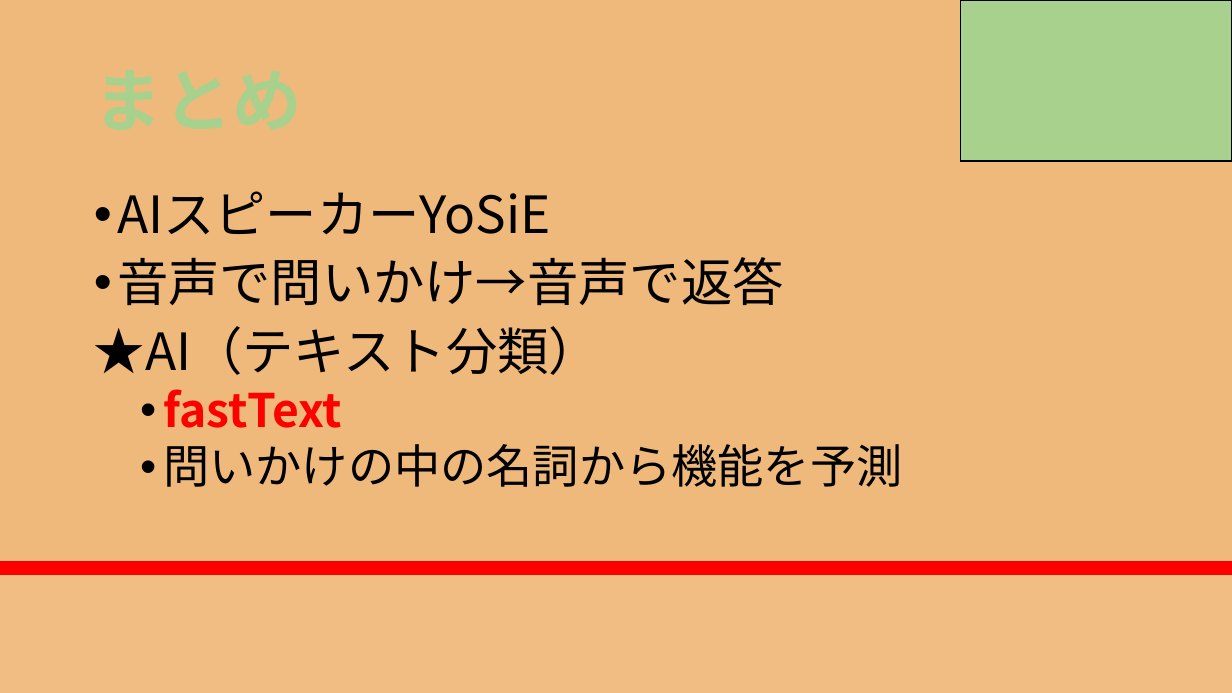
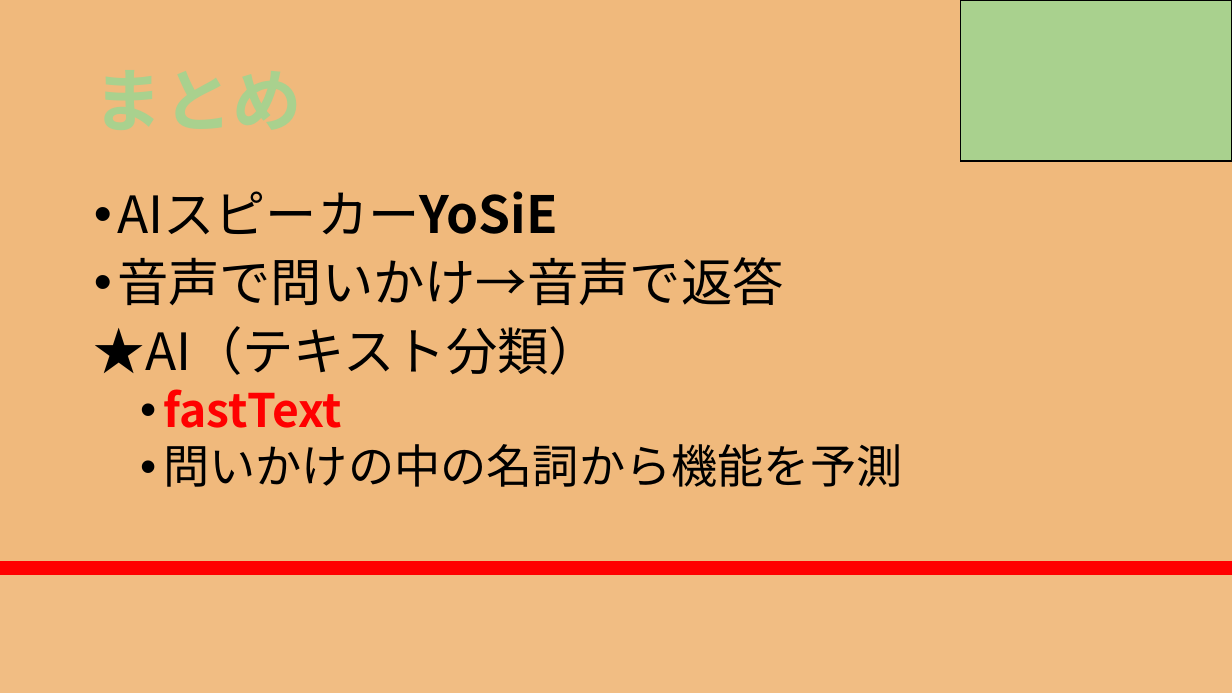
Before and after one commit to RikiishiSuzunosuke/AIspeaker_yosie, a slide deck: slide 29 of presentation/AIスピーカー開発_3_main.pptx. Drawn at 1232x693 pixels with LibreOffice and Linux fonts; fonts in the diff are those of the drawing. Boxes give left, top, right and bottom in pixels: in the first picture for what was removed or moved away, otherwise in the second. Text is boxed around its words. In the diff, an @@ line names an element or a change of style, - is before the commit and + after.

```diff
--- a/presentation/AIスピーカー開発_3_main.pptx
+++ b/presentation/AIスピーカー開発_3_main.pptx
@@ text at <box>117,191,558,235</box>: bold on in "AIスピーカーYoSiE" @@
```
Also in this commit, not shown: 2 other slides changed.
